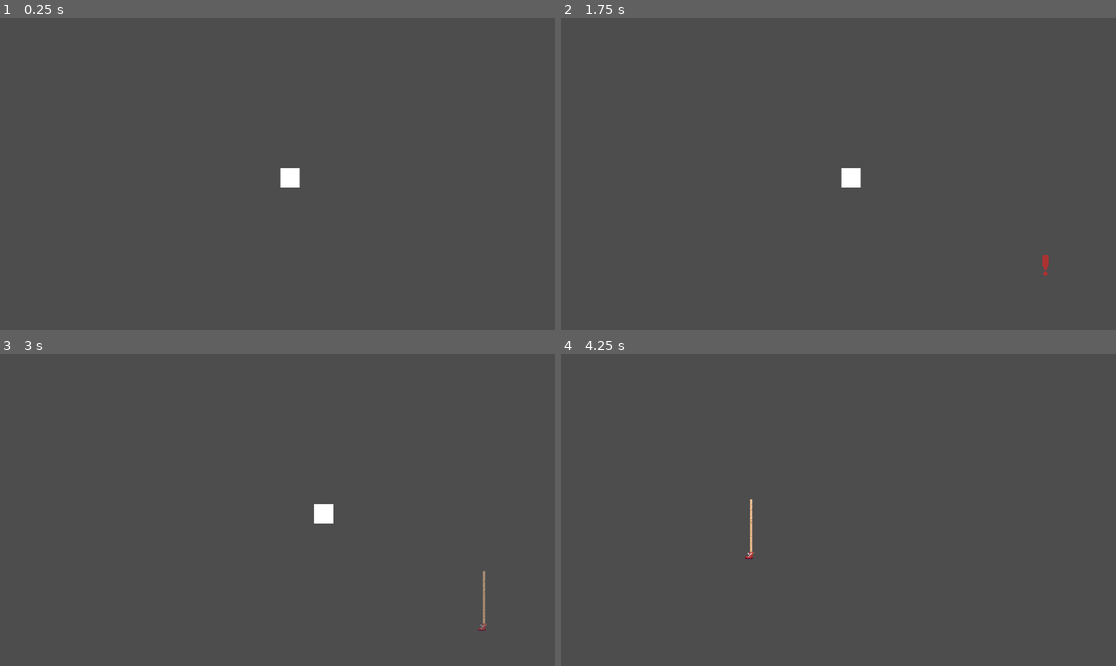
Above: before the commit, frames 1-4 (two rows, left to right).
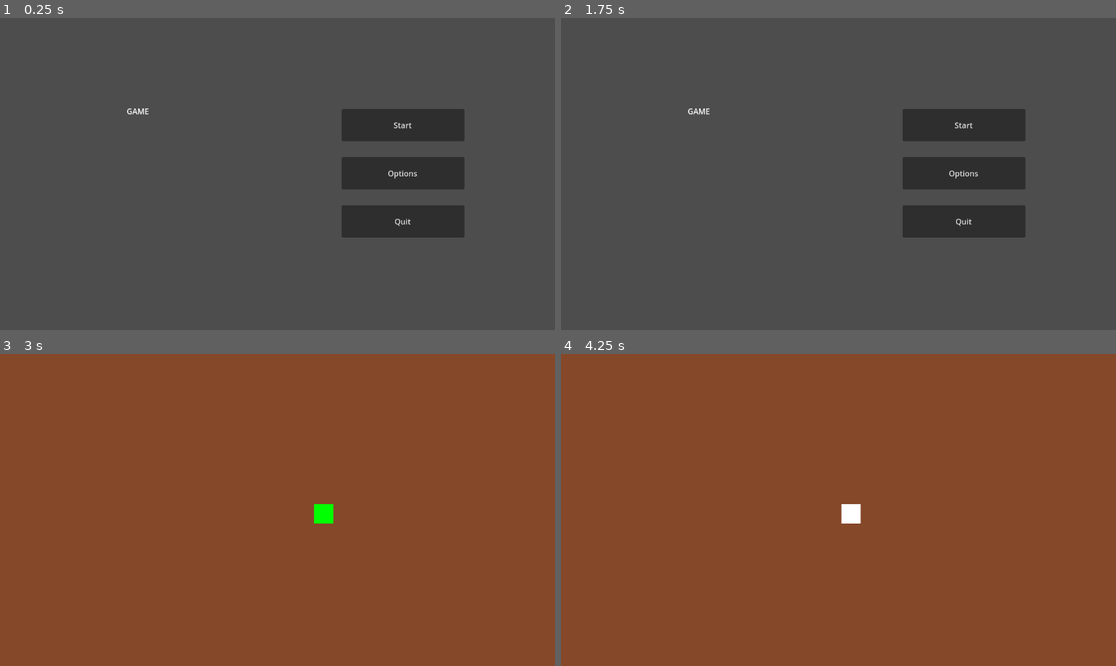
Above: after the commit, the same moments.

Repository: n4than0193-star/rat-at-large
Game: Godot game, scene res://main_menu.tscn
Two runs of this game, one before a commit and one after it. Both use one fixed random seed, a clock stepped at 60 frames per second and the inputs below. Before the commit the project starts from res://excuse_me,_pardon_me.tscn.
Inputs (mouse positions are in pixels of both pictures, inside the frame that each line leads up to):
- Up to frame 1 (0.25 s): no input
- Up to frame 2 (1.75 s): click (966, 174) at 0.5 s, where only the run after the commit has a clickable "Options"; click (838, 174) at 1.25 s, where only the run after the commit has a clickable "Placeholder (click here to re…"
- Up to frame 3 (3 s): click (405, 460) at 2 s, where only the run after the commit has a clickable "Start"; tap Enter at 2.75 s; move the mouse to (399, 494) at 2.77 s; hold D (Right) from 2.78 s (still down); tap Space (Scream) at 2.85 s; click (399, 494) at 2.92 s
- Up to frame 4 (4.25 s): move the mouse to (727, 525) at 3.52 s; release D (Right) at 3.53 s; hold S (Down) from 3.53 s (still down); tap Q (Dash) at 3.6 s; tap Space (Scream) at 3.8 s

The runs differ from the first frame. In frame 1, 7.0% of the frame differs, in the area x 22-84%, y 28-71%; in frame 2, 7.0%; in frame 3, 100%; in frame 4, 100%, in the area x 0-100%, y 0-100%.

Commit message:
Add menus and expanding stomp shockwaves
Add main menu and options scenes, and make the boot stomp spawn a growing shockwave. Update player bounds and invulnerability visuals, adjust stomp collision and visuals, and increase obstacle spawn frequency.

Diff:
--- a/boot.gd
+++ b/boot.gd
@@ -1,11 +1,15 @@
 extends Node2D
+
+const SHOCKWAVE := preload("res://shockwave.tscn")
 
 @onready var shadow: Sprite2D = $Shadow
 @onready var foot: Sprite2D = $Foot
-@onready var hitbox: Area2D = $Hitbox
+@onready var hitbox: Area2D = $Foot/Hitbox
+
 
 func _ready() -> void:
 	shadow.visible = true
+	shadow.self_modulate = Color8(255,170,170)
 	foot.visible = false
 	shadow.scale = Vector2(1.5, 1.5)
 	hitbox.monitoring = true
@@ -13,21 +17,33 @@
 	create_tween().tween_property(shadow, "scale", Vector2(2.0, 2.0), 1.0)
 
 	await get_tree().create_timer(1.0).timeout
-	_stomp()
+	stomp()
 
-func _stomp() -> void:
+func stomp() -> void:
 	shadow.visible = false
 	foot.visible = true
-	foot.scale = Vector2(1.3, 1.3)
-	create_tween().tween_property(foot, "scale", Vector2(1.0, 1.0), 0.15)
+	foot.scale = Vector2(12.25, 12.41)
+	create_tween().tween_property(foot, "scale", Vector2(9.0, 9.0), 0.15)
+
+	_spawn_shockwave()
 
 	await get_tree().physics_frame
-	var bodies := hitbox.get_overlapping_bodies()
-	for body in bodies:
+	for body in hitbox.get_overlapping_bodies():
 		if body.has_method("hit"):
 			body.hit()
-	await get_tree().create_timer(0.4).timeout
+
+	if not is_inside_tree():
+		return
+	await get_tree().create_timer(1.0).timeout
+	if not is_inside_tree():
+		return
+
 	var exit_tween = create_tween()
 	exit_tween.tween_property(self, "modulate:a", 0.0, 0.2)
 	await exit_tween.finished
 	queue_free()
+
+func _spawn_shockwave() -> void:
+	var wave := SHOCKWAVE.instantiate()
+	get_parent().add_child(wave)
+	wave.global_position = foot.global_position
--- a/boot.tscn
+++ b/boot.tscn
@@ -1,29 +1,37 @@
-[gd_scene load_steps=5 format=3 uid="uid://cq1xfxiphwxtc"]
+[gd_scene load_steps=6 format=3 uid="uid://cq1xfxiphwxtc"]
 
 [ext_resource type="Texture2D" uid="uid://dhlfe45kqr6fs" path="res://templeg.png" id="1_hjvc4"]
 [ext_resource type="Script" uid="uid://d0ncbbxb4skt2" path="res://boot.gd" id="1_n76rq"]
 [ext_resource type="Texture2D" uid="uid://bkim2pfcu5sau" path="res://tempwarn.png" id="2_t5imi"]
 
+[sub_resource type="AtlasTexture" id="AtlasTexture_t5imi"]
+atlas = ExtResource("1_hjvc4")
+region = Rect2(0, 108.5, 24, 15)
+
 [sub_resource type="RectangleShape2D" id="RectangleShape2D_hjvc4"]
-size = Vector2(36, 15)
+size = Vector2(33.8323, 12.0815)
 
 [node name="Stomp" type="Node2D"]
+scale = Vector2(1, 0.981105)
 script = ExtResource("1_n76rq")
 
 [node name="Shadow" type="Sprite2D" parent="."]
 position = Vector2(0.999999, 0)
-scale = Vector2(2.21875, 2.21875)
+scale = Vector2(1.60971, 1.63927)
 texture = ExtResource("2_t5imi")
 
 [node name="Foot" type="Sprite2D" parent="."]
-scale = Vector2(2.21875, 2.21875)
-texture = ExtResource("1_hjvc4")
+position = Vector2(0, -69.3096)
+scale = Vector2(12.245, 12.406)
+texture = SubResource("AtlasTexture_t5imi")
 
-[node name="Hitbox" type="Area2D" parent="."]
+[node name="Hitbox" type="Area2D" parent="Foot"]
+scale = Vector2(0.450704, 0.450704)
 collision_layer = 2
 
-[node name="CollisionShape2D" type="CollisionShape2D" parent="Hitbox"]
-position = Vector2(-9, 125.5)
+[node name="CollisionShape2D" type="CollisionShape2D" parent="Foot/Hitbox"]
+position = Vector2(0.0473836, 10.6346)
+scale = Vector2(1.03624, 1.03624)
 shape = SubResource("RectangleShape2D_hjvc4")
 
-[connection signal="body_entered" from="Hitbox" to="." method="_on_hitbox_body_entered"]
+[connection signal="body_entered" from="Foot/Hitbox" to="." method="_on_hitbox_body_entered"]
--- a/camera_2d.gd
+++ b/camera_2d.gd
@@ -1,15 +1 @@
 extends Camera2D
-
-"""@export var scroll_speed: float = 100.0
-@export var player_path: NodePath
-@onready var player = get_node(player_path) as CharacterBody2D
-
-func _process(delta: float) -> void:
-	position.y -= scroll_speed * delta
-
-	if is_instance_valid(player):
-		var viewport_size = get_viewport_rect().size / zoom
-		var top_boundary = position.y - (viewport_size.y / 2) + 32
-		var bottom_boundary = position.y + (viewport_size.y / 2) - 32
-
-		player.position.y = clamp(player.position.y, top_boundary, bottom_boundary)"""
--- a/excuse_me,_pardon_me.tscn
+++ b/excuse_me,_pardon_me.tscn
@@ -8,6 +8,13 @@
 
 [node name="Excuse Me, Pardon Me" type="Node2D"]
 script = ExtResource("1_kg50j")
+
+[node name="ColorRect" type="ColorRect" parent="."]
+offset_left = -253.0
+offset_top = -121.0
+offset_right = 1409.0
+offset_bottom = 935.0
+color = Color(0.522543, 0.282228, 0.16241, 1)
 
 [node name="Player" parent="." instance=ExtResource("1_4aw08")]
 position = Vector2(576, 500)
--- /dev/null
+++ b/main_menu.gd
@@ -0,0 +1,14 @@
+extends Node2D
+
+
+
+func _on_start_pressed() -> void:
+	get_tree().change_scene_to_file("res://excuse_me,_pardon_me.tscn")
+
+
+func _on_options_pressed() -> void:
+	get_tree().change_scene_to_file("res://options.tscn")
+
+
+func _on_quit_pressed() -> void:
+	get_tree().quit()
--- /dev/null
+++ b/main_menu.tscn
@@ -0,0 +1,41 @@
+[gd_scene load_steps=2 format=3 uid="uid://cpav2v0dvogqf"]
+
+[ext_resource type="Script" uid="uid://dp5vhjcs23ovv" path="res://main_menu.gd" id="1_06t4h"]
+
+[node name="Main Menu" type="Node2D"]
+script = ExtResource("1_06t4h")
+
+[node name="Start" type="Button" parent="."]
+offset_left = 133.0
+offset_top = -135.0
+offset_right = 388.0
+offset_bottom = -68.0
+text = "Start
+"
+
+[node name="Options" type="Button" parent="."]
+offset_left = 133.0
+offset_top = -35.0
+offset_right = 388.0
+offset_bottom = 32.0
+text = "Options"
+
+[node name="Quit" type="Button" parent="."]
+offset_left = 133.0
+offset_top = 65.0
+offset_right = 388.0
+offset_bottom = 132.0
+text = "Quit"
+
+[node name="Camera2D" type="Camera2D" parent="."]
+
+[node name="GAME" type="Label" parent="."]
+offset_left = -313.0
+offset_top = -142.0
+offset_right = -267.0
+offset_bottom = -119.0
+text = "GAME"
+
+[connection signal="pressed" from="Start" to="." method="_on_start_pressed"]
+[connection signal="pressed" from="Options" to="." method="_on_options_pressed"]
+[connection signal="pressed" from="Quit" to="." method="_on_quit_pressed"]
--- /dev/null
+++ b/options.gd
@@ -0,0 +1,4 @@
+extends Node2D
+
+func _on_placeholder_pressed() -> void:
+	get_tree().change_scene_to_file("res://main_menu.tscn")
--- /dev/null
+++ b/options.tscn
@@ -0,0 +1,17 @@
+[gd_scene load_steps=2 format=3 uid="uid://cct42tgmdgj6v"]
+
+[ext_resource type="Script" uid="uid://dby53aiwx0rce" path="res://options.gd" id="1_5v8ap"]
+
+[node name="Options" type="Node2D"]
+script = ExtResource("1_5v8ap")
+
+[node name="Placeholder" type="Button" parent="."]
+offset_left = -576.0
+offset_top = -324.0
+offset_right = 576.0
+offset_bottom = 324.0
+text = "Placeholder (click here to return to main menu)"
+
+[node name="Camera2D" type="Camera2D" parent="."]
+
+[connection signal="pressed" from="Placeholder" to="." method="_on_placeholder_pressed"]
--- a/player.gd
+++ b/player.gd
@@ -14,16 +14,20 @@
 var cooldown_left := 0.0
 var dash_direction := Vector2.ZERO
 var last_direction := Vector2.RIGHT
+var color = false
 
 func _process(delta: float) -> void:
 	if dash_time_left > 0.0:
 		$ColorRect.self_modulate = Color8(0,0,255)
-	elif Global.invincible == true:
+	elif color:
 		$ColorRect.self_modulate = Color8(0,255,0)
 	else:
 		$ColorRect.self_modulate = Color8(255,255,255)
 
 func _physics_process(delta: float) -> void:
+	position.x = clamp(position.x, -575, 525)
+	position.y = clamp(position.y, -305, 290)
+
 	var input_direction := Input.get_vector("Left", "Right", "Up", "Down")
 
 	if input_direction != Vector2.ZERO:
@@ -53,15 +57,19 @@
 func squeak() -> void:
 	Global.invincible = true
 	can_use_iframe = false
+	color = true
+	print("squeaaak!")
 
 	await get_tree().create_timer(iframe_duration).timeout
 	Global.invincible = false
+	print("no")
+	color = false
 
 	await get_tree().create_timer(iframe_cooldown).timeout
 	can_use_iframe = true
 
 func hit() -> void:
-	if Global.invincible:
+	if Global.invincible == true:
 		return
 	print("Crushed! Game Over!")
 	get_tree().reload_current_scene()
--- a/player.tscn
+++ b/player.tscn
@@ -5,7 +5,7 @@
 [sub_resource type="RectangleShape2D" id="RectangleShape2D_sh265"]
 size = Vector2(38, 38)
 
-[node name="Player" type="Node2D"]
+[node name="Player" type="Node2D" groups=["Player"]]
 
 [node name="Player" type="CharacterBody2D" parent="."]
 collision_mask = 14
--- a/project.godot
+++ b/project.godot
@@ -11,7 +11,7 @@
 [application]
 
 config/name="Excuse Me, Pardon Me"
-run/main_scene="uid://dha13pd4tjxwx"
+run/main_scene="uid://cpav2v0dvogqf"
 config/features=PackedStringArray("4.4", "Mobile")
 config/icon="res://icon.svg"
 
--- /dev/null
+++ b/shockwave.gd
@@ -0,0 +1,44 @@
+extends Node2D
+
+@export var max_radius := 350.0
+@export var duration := 0.7
+@export var thickness := 28.0
+@export var color := Color(1.0, 0.8, 0.3, 1.0)
+
+var area: Area2D
+var shape: CircleShape2D
+
+var radius := 1.0:
+	set(value):
+		radius = value
+		if shape:
+			shape.radius = max(value, 1.0)
+		queue_redraw()
+
+func _ready() -> void:
+	shape = CircleShape2D.new()
+	shape.radius = 1.0
+	var col := CollisionShape2D.new()
+	col.shape = shape
+
+	area = Area2D.new()
+	area.collision_layer = 1
+	area.collision_mask = 0xFFFFFFFF
+	area.monitoring = true
+	area.add_child(col)
+	add_child(area)
+	area.body_entered.connect(_on_body_entered)
+
+	var tween := create_tween().set_parallel(true)
+	tween.tween_property(self, "radius", max_radius, duration) \
+		.set_trans(Tween.TRANS_QUAD).set_ease(Tween.EASE_OUT)
+	tween.tween_property(self, "modulate:a", 0.0, duration)			#this tween was helped by AI sorry
+	tween.finished.connect(queue_free)
+
+func _on_body_entered(body: Node2D) -> void:
+	if body.has_method("hit"):
+		body.hit()
+
+func _draw() -> void:
+	draw_circle(Vector2.ZERO, radius, Color(color, 0.12))
+	draw_arc(Vector2.ZERO, radius, 0.0, TAU, 96, color, thickness, true)
--- /dev/null
+++ b/shockwave.tscn
@@ -0,0 +1,6 @@
+[gd_scene load_steps=2 format=3 uid="uid://5v1cespdm0vi"]
+
+[ext_resource type="Script" uid="uid://cg6nypliaa2u1" path="res://shockwave.gd" id="1_pkgyo"]
+
+[node name="Shockwave" type="Node2D"]
+script = ExtResource("1_pkgyo")
--- a/stomp_timer.gd
+++ b/stomp_timer.gd
@@ -7,7 +7,7 @@
 
 func spawn_loop() -> void:
 	while true:
-		await get_tree().create_timer(1.5).timeout
+		await get_tree().create_timer(1.0).timeout
 		var new_obst = boot.instantiate()
-		new_obst.position = Vector2(randf_range(0, 1174), randf_range(200, 800))
+		new_obst.position = Vector2(randf_range(0, 1000), randf_range(300, 800))
 		add_child(new_obst)
Not shown, added: main_menu.gd.uid
Not shown, added: options.gd.uid
Not shown, added: shockwave.gd.uid
